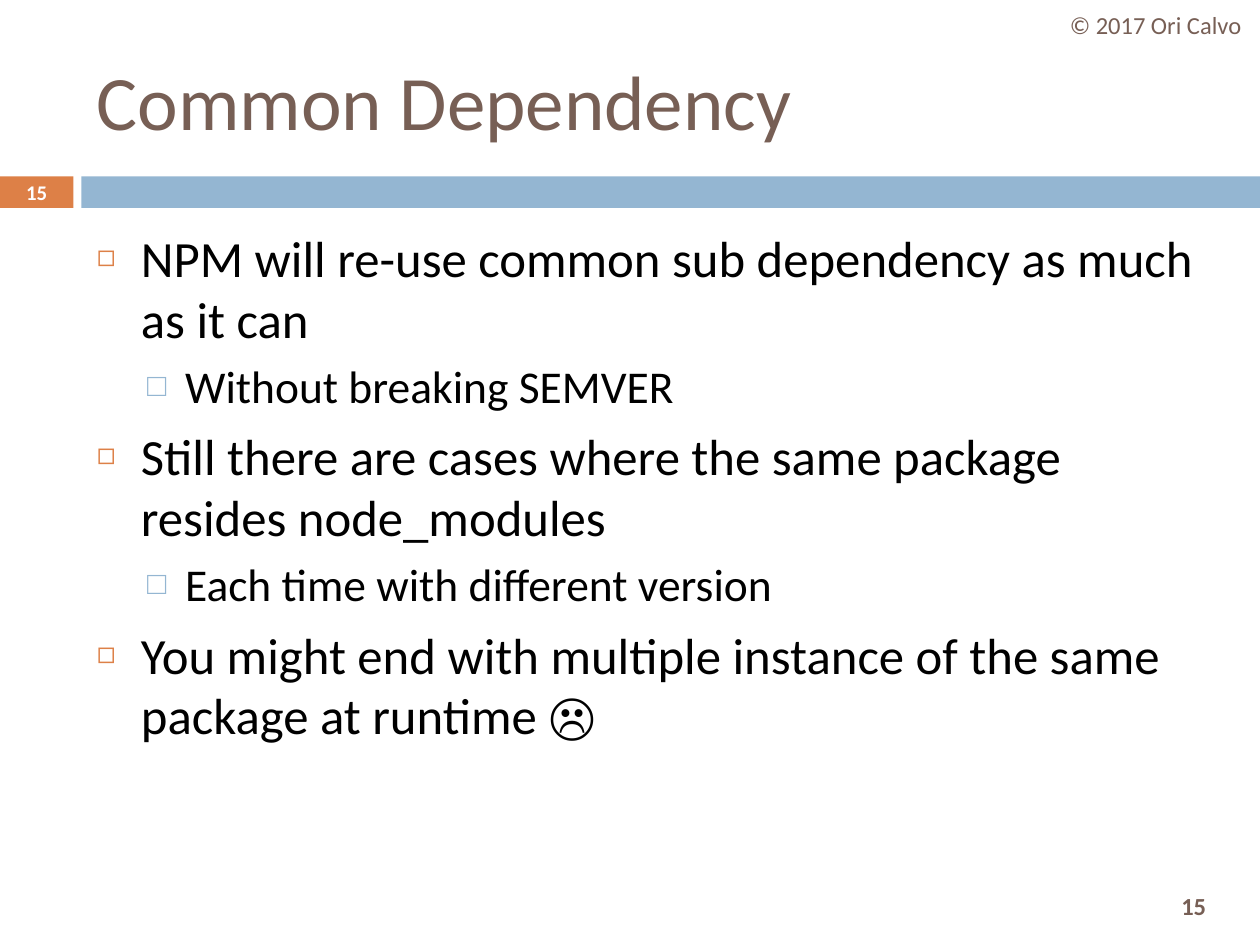
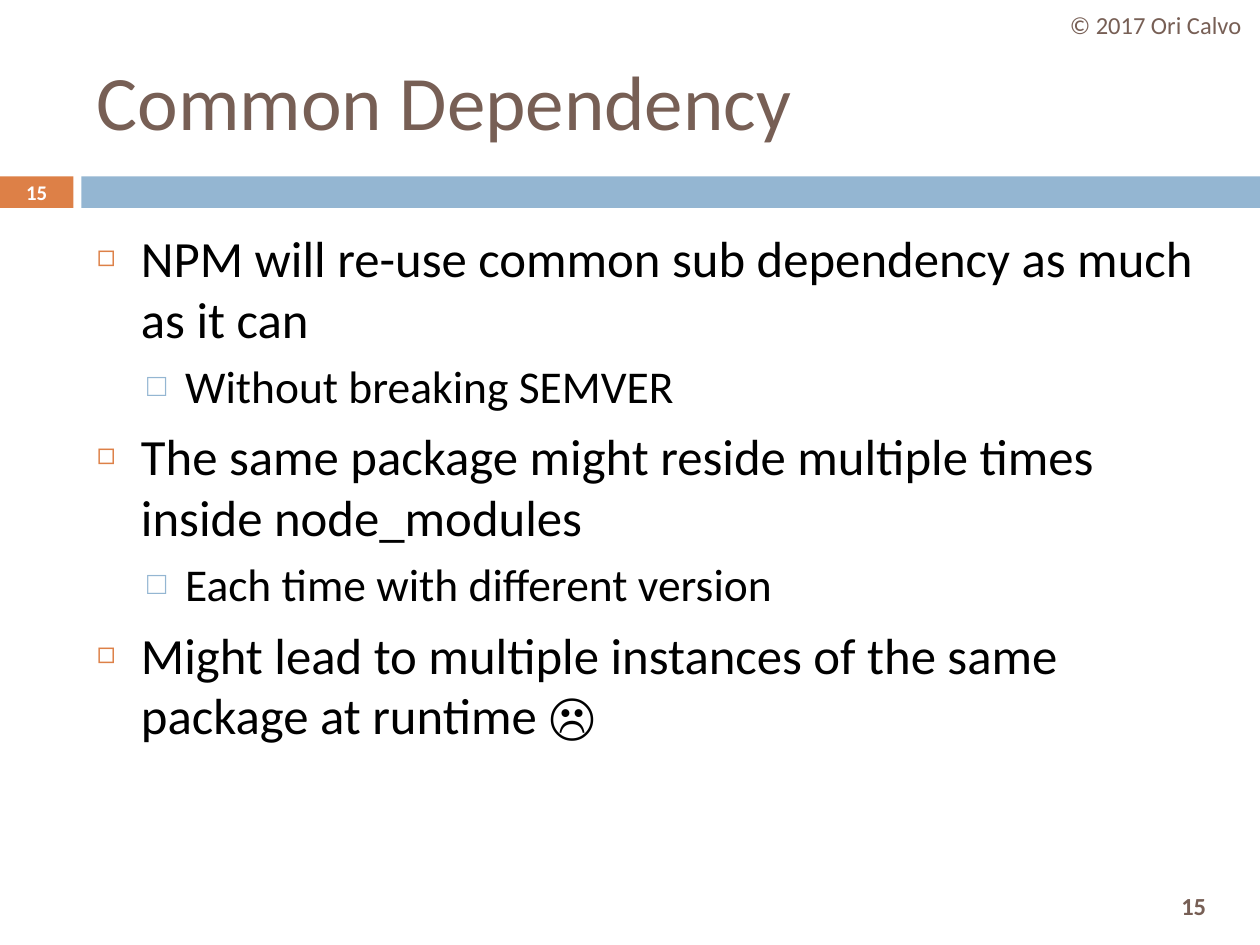
Before and after one commit to oricalvo/course-nodejs, a slide deck: slide 15 of PPTs/04 NPM.pptx. Drawn at 1260x945 pixels with LibreOffice and Linux fonts; fonts in the diff are those of the drawing. Boxes give left, top, right and bottom in pixels: in the first picture for what was removed or moved away, otherwise in the second. Text is boxed around its words. In the diff, an @@ line names an element or a change of style, - is before the commit and + after.

```diff
--- a/PPTs/04 NPM.pptx
+++ b/PPTs/04 NPM.pptx
@@ text at box(141, 439, 1094, 543): text changed @@
-◻ Still there are cases where the same package resides node_modules
+◻ The same package might reside multiple times inside node_modules
@@ text at box(141, 638, 1057, 743): text changed @@
-◻ You might end with multiple instance of the same package at runtime ☹
+◻ Might lead to multiple instances of the same package at runtime ☹
```
Also in this commit, not shown: 8 other slides changed, 27 other files.
